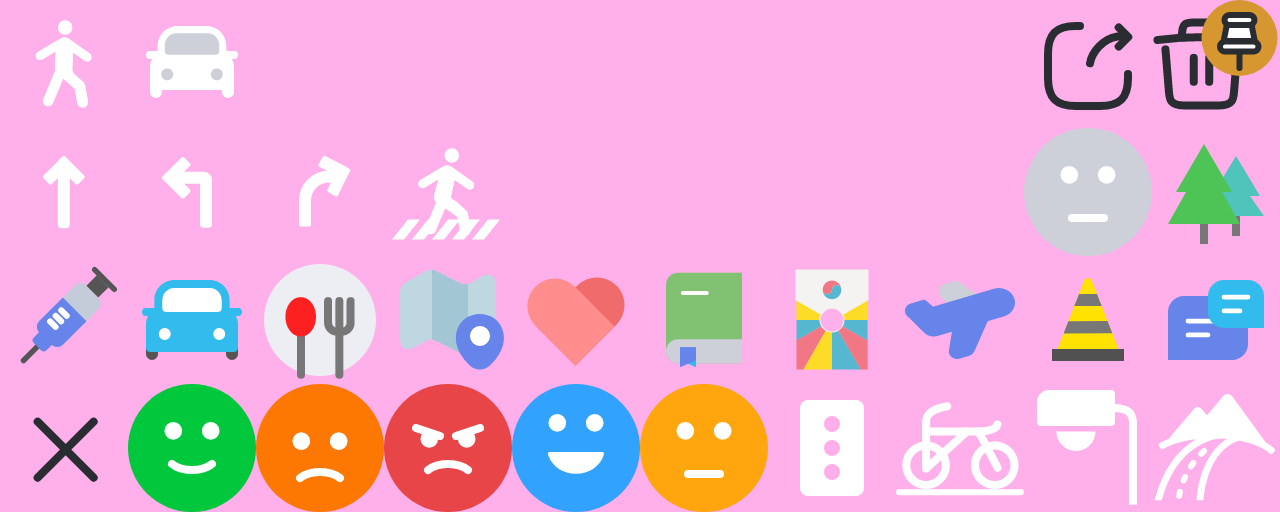
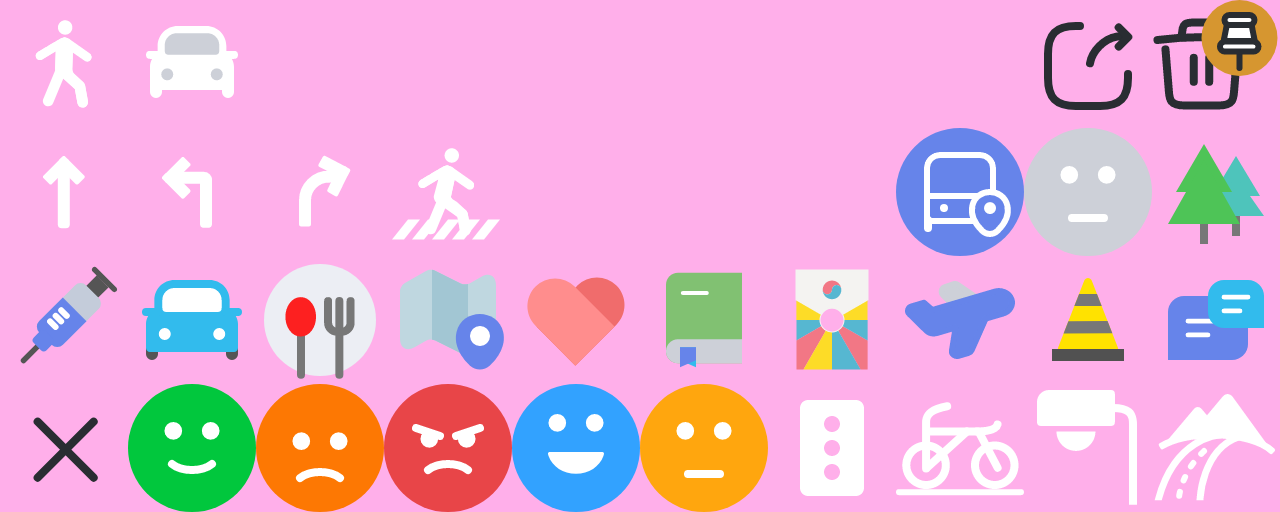
Revision of a layered 1280×512 image; what changed, layer by layer:
added layer "레이어 3" in group "Group 3" over [896, 128, 1024, 256]
